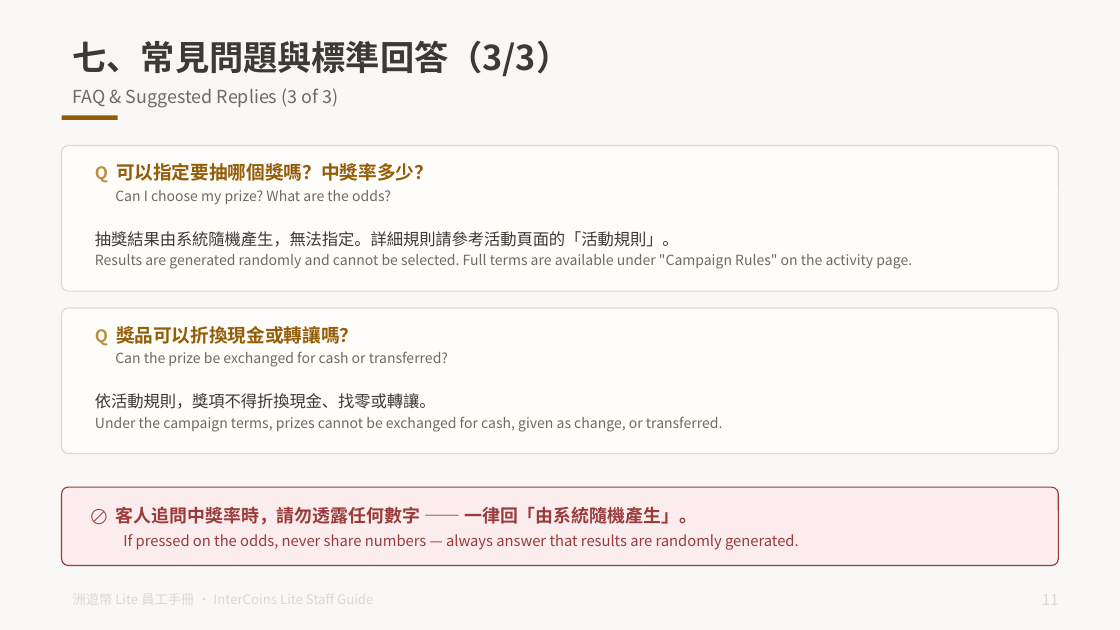
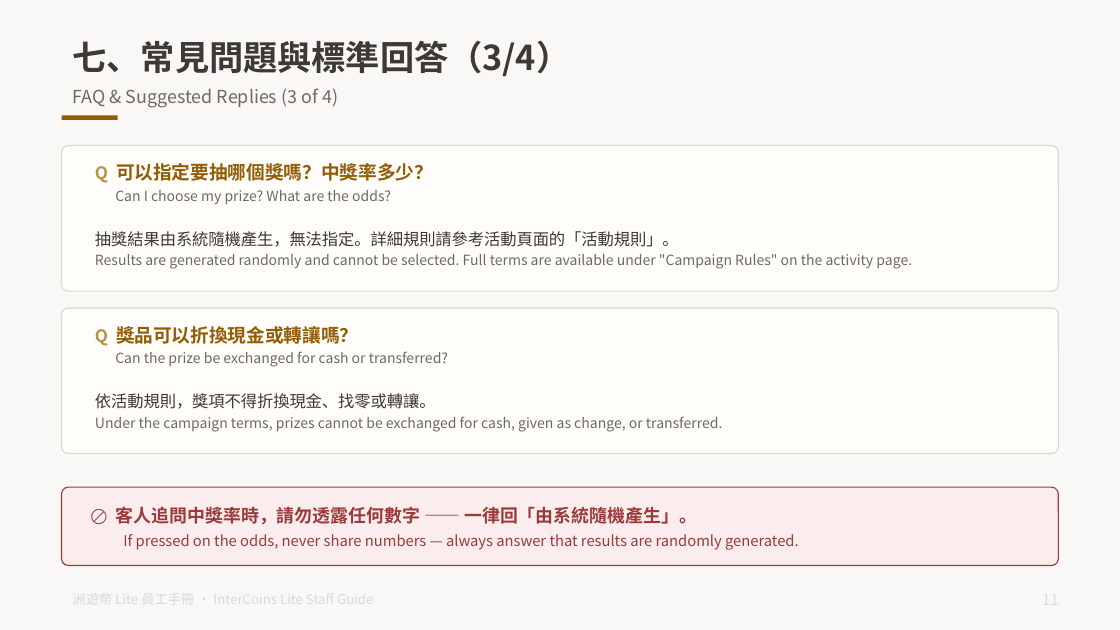
Before and after one commit to tony1229kimo/intercoins-lite, a slide deck: slide 12 of docs/洲遊幣Lite_員工手冊_一般版_雙語.pptx. Drawn at 1120x630 pixels with LibreOffice and Linux fonts; fonts in the diff are those of the drawing. Boxes give left, top, right and bottom in pixels: in the first picture for what was removed or moved away, otherwise in the second. Text is boxed around its words. In the diff, an @@ line names an element or a change of style, - is before the commit and + after.

```diff
--- a/docs/洲遊幣Lite_員工手冊_一般版_雙語.pptx
+++ b/docs/洲遊幣Lite_員工手冊_一般版_雙語.pptx
@@ text at bbox=[73, 40, 571, 76]: text changed @@
-七、常見問題與標準回答（3/3）
+七、常見問題與標準回答（3/4）
@@ text at bbox=[73, 88, 338, 108]: text changed @@
-FAQ & Suggested Replies (3 of 3)
+FAQ & Suggested Replies (3 of 4)
```
Also in this commit, not shown: 5 other slides changed, 1 slide added, 3 other files.
